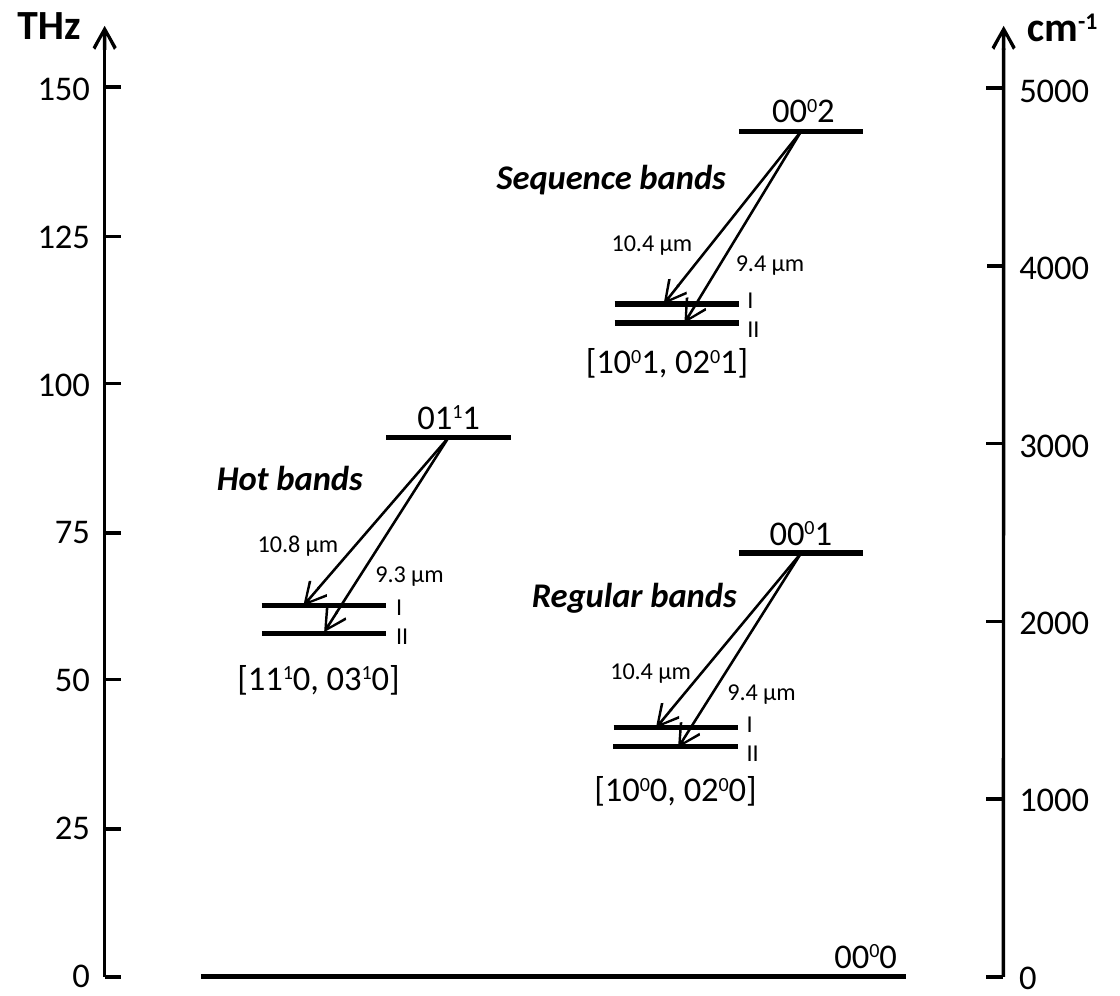
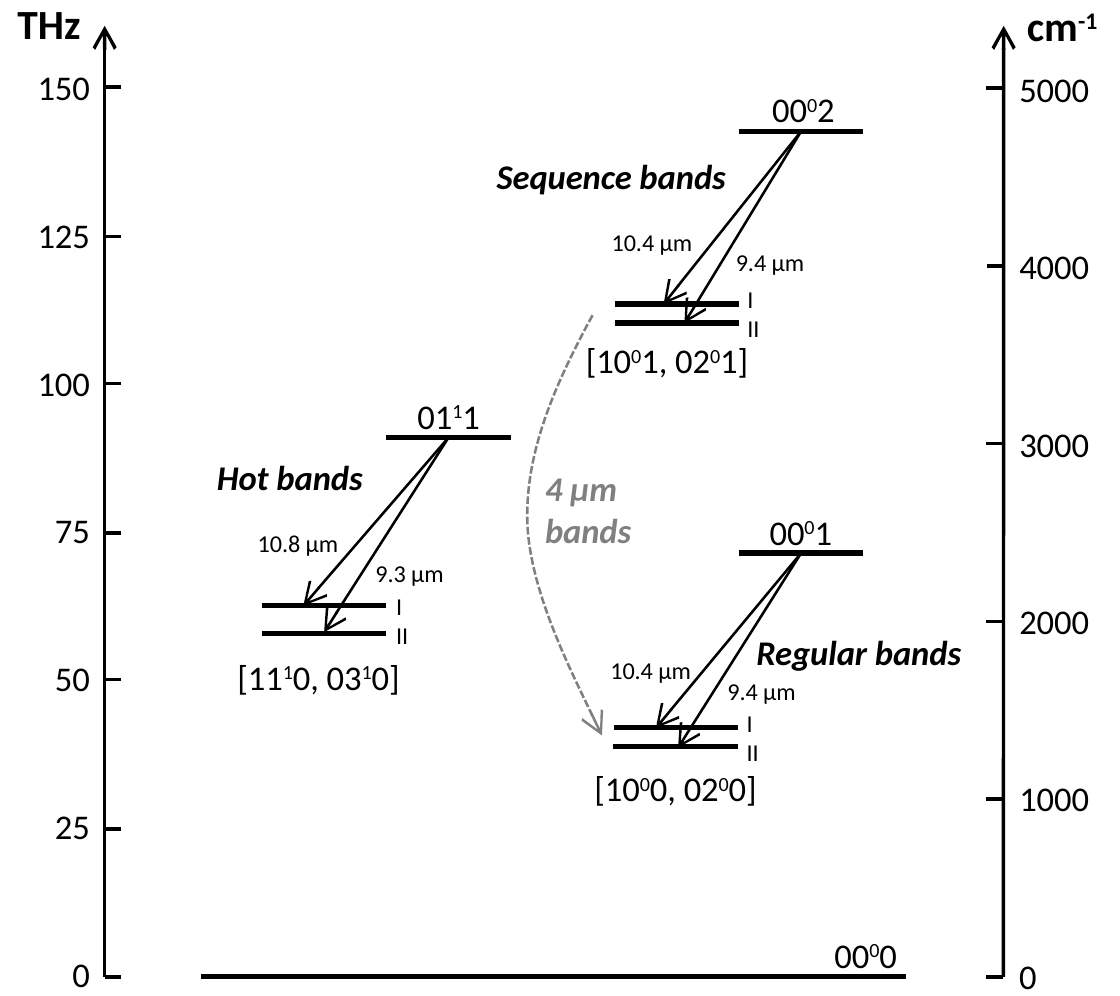
Before and after one commit to polyanskiy/co2amp, a slide deck: slide 1 of doc/co2amp/images/laser-transitions.pptx. Drawn at 1120x996 pixels with LibreOffice and Linux fonts; fonts in the diff are those of the drawing. Boxes give left, top, right and bottom in pixels: in the first picture for what was removed or moved away, otherwise in the second. Text is boxed around its words. In the diff, an @@ line names an element or a change of style, - is before the commit and + after.

```diff
--- a/doc/co2amp/images/laser-transitions.pptx
+++ b/doc/co2amp/images/laser-transitions.pptx
@@ freeform shape added at (528, 316, 602, 737), outline #808080 0.75 pt dashed @@
@@ text added at (545, 478, 631, 543), 10 pt, text #808080, bold, italic @@
+4 µm
+bands
@@ text "Regular bands": place and size @@
-text "Regular bands" at (532, 582, 736, 613)
+text "Regular bands" at (756, 640, 961, 671)
```
Also in this commit, not shown: 8 other files.
